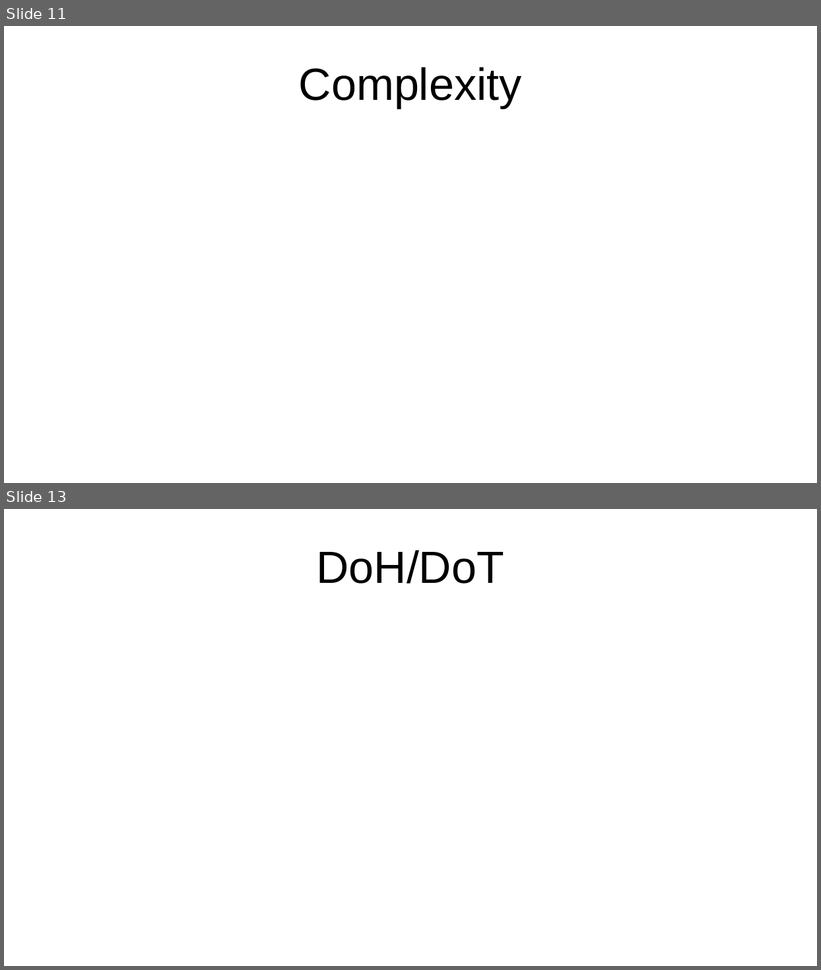
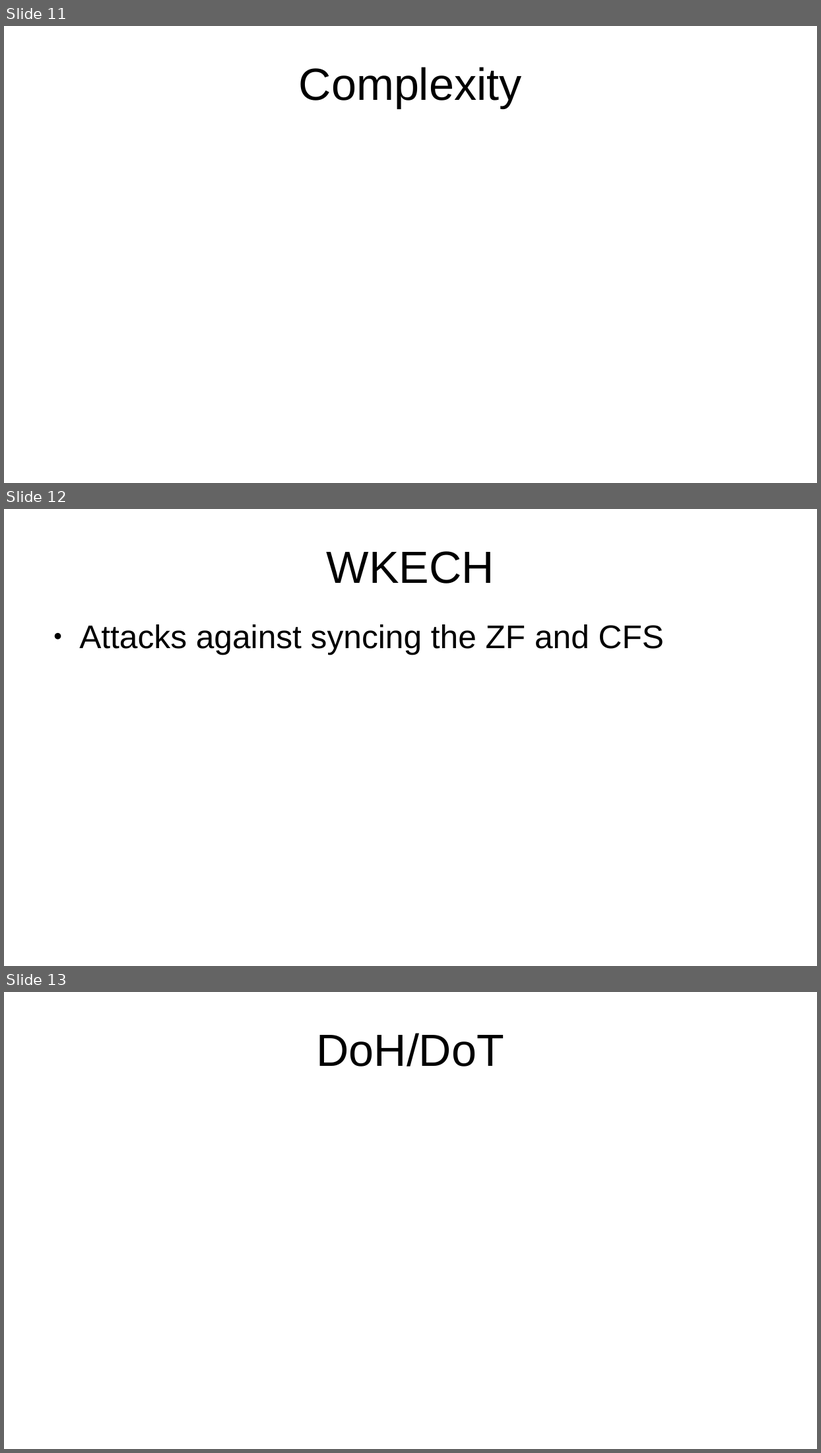
Before and after one commit to certtools/defo-security-analysis, a slide deck: stammtisch/presentation.odp. Shown one above the other, each under a label of ours: slides 11 and 13 before the commit, slides 11, 12 and 13 after it; the slides between them are not shown. The pictures are 821x970 and 821x1453 pixels, drawn with LibreOffice and Linux fonts; fonts in the diff are those of the drawing. Boxes give left, top, right and bottom in pixels: in the first picture for what was removed or moved away, otherwise in the second. Text is boxed around its words. In the diff, an @@ line names an element or a change of style, - is before the commit and + after.

```diff
--- a/stammtisch/presentation.odp
+++ b/stammtisch/presentation.odp
@@ slide 12 added at (4, 509, 817, 966), background #FFFFFF @@
@@ title added at (327, 551, 494, 584), 44 pt, text #000000 @@
+WKECH
@@ text added at (79, 625, 664, 655), 32 pt, text #000000 @@
+● Attacks against syncing the ZF and CFS
```
Also in this commit, not shown: 2 slides changed, 1 other slide added, 2 slides removed.
